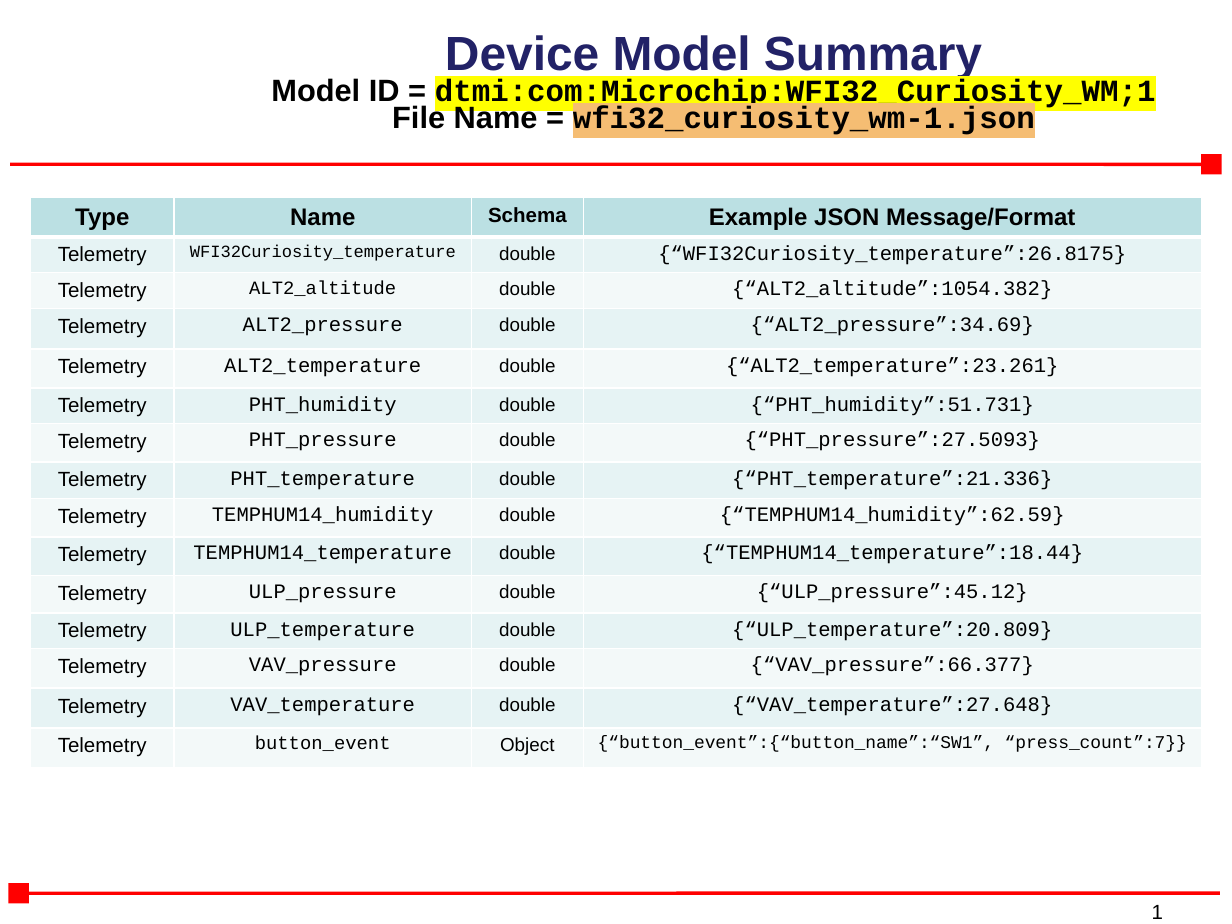
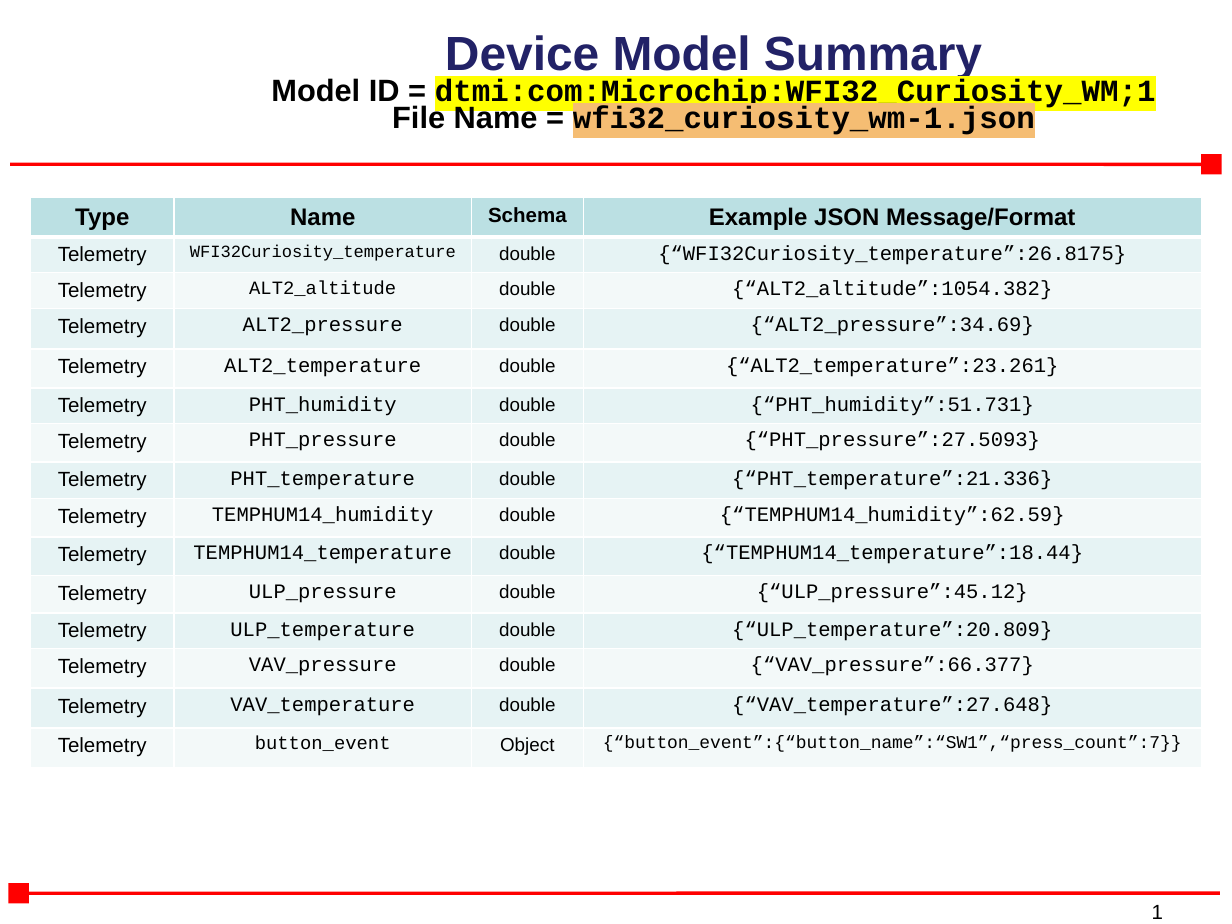
Before and after one commit to MicrochipTech/AzureDemo_WFI32E01, a slide deck: slide 1 of device_model/wfi32_curiosity-1.pptx. Drawn at 1232x924 pixels with LibreOffice and Linux fonts; fonts in the diff are those of the drawing; background and template pictures are left out. Boxes give left, top, right and bottom in pixels: in the first picture for what was removed or moved away, otherwise in the second. Text is boxed around its words. In the diff, an @@ line names an element or a change of style, - is before the commit and + after.

Commit message:
Update device model summaries

```diff
--- a/device_model/wfi32_curiosity-1.pptx
+++ b/device_model/wfi32_curiosity-1.pptx
@@ table at bbox=[31, 197, 1202, 775] @@
-row 15, column 4: {“button_event”:{“button_name”:“SW1”, “press_count”:7}}
+row 15, column 4: {“button_event”:{“button_name”:“SW1”,“press_count”:7}}
```
Also in this commit, not shown: 1 other slide changed, 3 other files.
